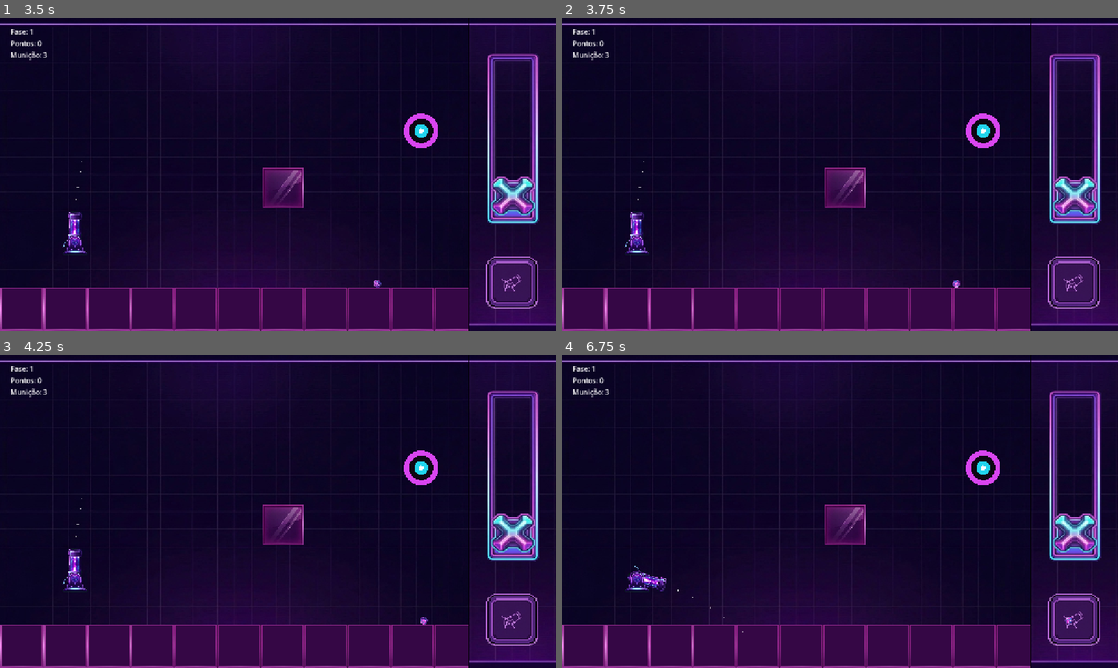
Above: before the commit, frames 1-4 (two rows, left to right).
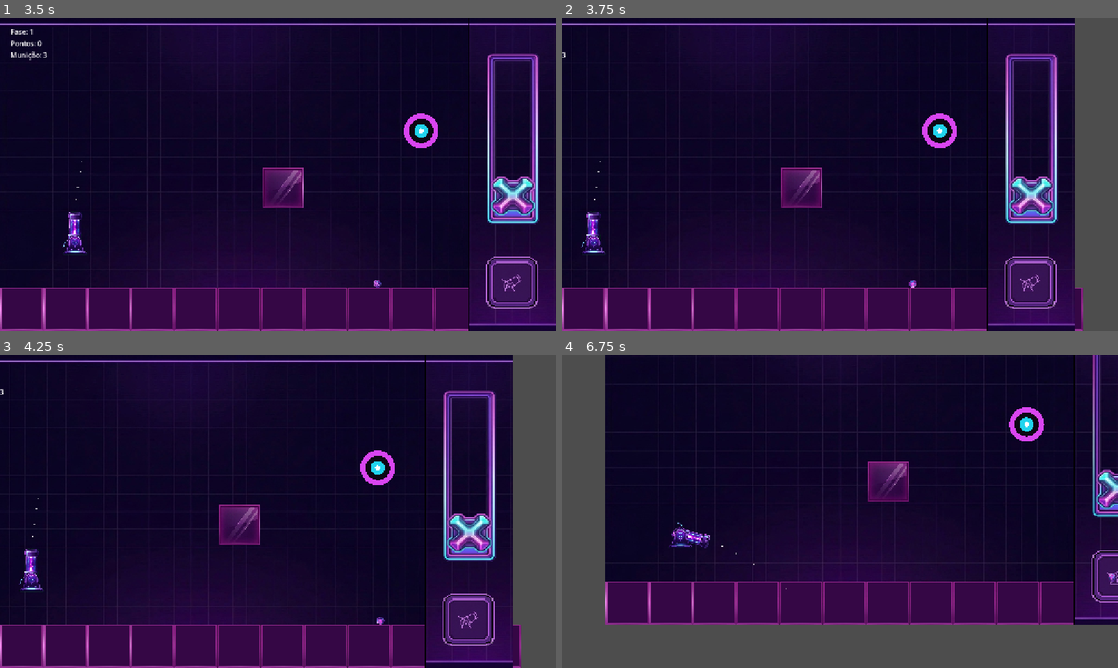
Above: after the commit, the same moments.

Repository: Zidan-09/Arc-Impact
Game: Godot game, scene res://screens/home.tscn
The game is run twice, just before and just after one commit, with the same random seed, the same clock (stepped at 60 frames per second) and the same inputs.
Inputs (mouse positions are in pixels of both pictures, inside the frame that each line leads up to):
- Up to frame 1 (3.5 s): click (278, 174) at 0.5 s; click (511, 284) at 1.25 s; tap Enter at 2 s; drag from (511, 199) to (283, 187) at 2.02 s; drag from (166, 190) to (422, 130) at 2.77 s
- Up to frame 2 (3.75 s): tap Space at 3.5 s; move the mouse to (895, 105) at 3.52 s; hold Right from 3.53 s (still down)
- Up to frame 3 (4.25 s): keep holding Right
- Up to frame 4 (6.75 s): release Right at 4.25 s; tap Enter at 4.25, 5.75 s; drag from (812, 574) to (984, 621) at 4.27 s; tap Space at 5, 6.5 s; move the mouse to (1006, 558) at 5.02 s; hold Left 5.03-5.75 s; drag from (673, 464) to (1045, 621) at 5.77 s; move the mouse to (867, 511) at 6.52 s; hold Down from 6.53 s (still down); click (867, 511) at 6.67 s

Frame 1 is identical in both runs. In frame 2, 16% of the frame differs, in the area x 0-100%, y 0-100%; in frame 3, 16%; in frame 4, 38%.

Commit message:
feat(camera): add GameCamera node to Game scene

Diff:
--- a/screens/game.gd
+++ b/screens/game.gd
@@ -7,6 +7,7 @@
 @onready var world: Node2D = $WorldArea/World
 @onready var level_node: Node2D = $WorldArea/World/Level
 @onready var cannon: Cannon = $WorldArea/World/Cannon
+@onready var game_camera: GameCamera = $WorldArea/World/GameCamera
 @onready var hud = $Hud
 @onready var power_slider = $Hud/Controls/PowerSlider
 @onready var fire_button: TextureButton = $Hud/Controls/FireButton
--- a/screens/game.tscn
+++ b/screens/game.tscn
@@ -5,6 +5,7 @@
 [ext_resource type="Script" path="res://screens/game.gd" id="1_game"]
 [ext_resource type="PackedScene" uid="uid://bangr24luog7a" path="res://components/cannon/cannon.tscn" id="2_cannon"]
 [ext_resource type="PackedScene" uid="uid://dlrnlvqly8g6u" path="res://components/victory-popup/LevelCompletePopup.tscn" id="3_popup"]
+[ext_resource type="Script" path="res://components/camera/game_camera.gd" id="4_camera"]
 
 [node name="Game" type="Control" unique_id=1263011264]
 layout_mode = 3
@@ -49,6 +50,12 @@
 max_angle = 83.0
 base_shot_speed = 2000.0
 
+[node name="GameCamera" type="Camera2D" parent="WorldArea/World" unique_id=771234567]
+position = Vector2(640, 360)
+enabled = true
+editor_draw_limits = true
+script = ExtResource("4_camera")
+
 [node name="ControlsArea" type="Control" parent="." unique_id=393842946]
 layout_mode = 1
 anchors_preset = 11
